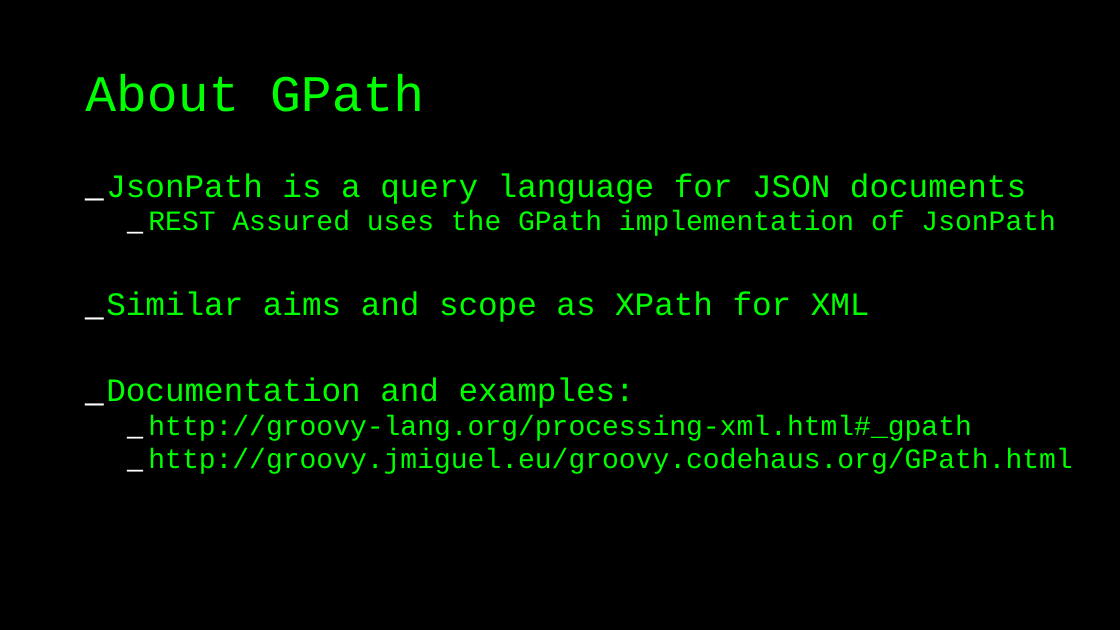
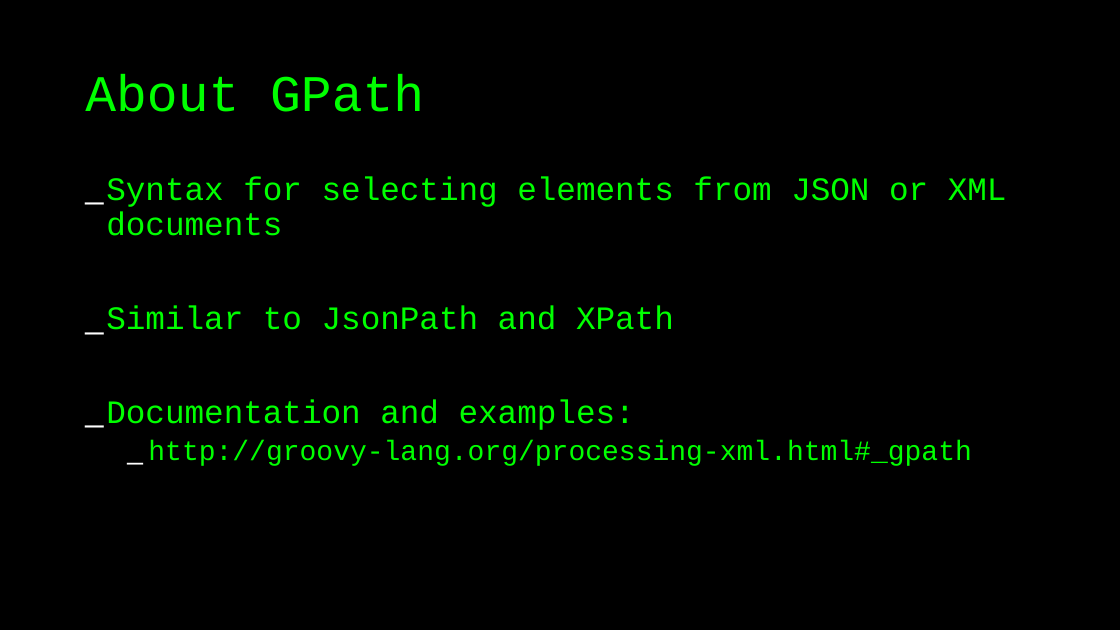
Before and after one commit to basdijkstra/rest-assured-workshop, a slide deck: slide 29 of RestAssuredWorkshop.odp. Drawn at 1120x630 pixels with LibreOffice and Linux fonts; fonts in the diff are those of the drawing. Boxes give left, top, right and bottom in pixels: in the first picture for what was removed or moved away, otherwise in the second. Text is boxed around its words. In the diff, an @@ line names an element or a change of style, - is before the commit and + after.

```diff
--- a/RestAssuredWorkshop.odp
+++ b/RestAssuredWorkshop.odp
@@ text at (x1=106, y1=176, x2=1007, y2=330): text changed @@
-_ JsonPath is a query language for JSON documents
-  _ REST Assured uses the GPath implementation of JsonPath
-_ Similar aims and scope as XPath for XML
+_ Syntax for selecting elements from JSON or XML documents
+_ Similar to JsonPath and XPath
@@ text at (x1=106, y1=399, x2=972, y2=466): line spacing 0.8 to 0.9 @@
@@ text at (x1=148, y1=448, x2=1072, y2=474): paragraph removed @@
-  _ http://groovy.jmiguel.eu/groovy.codehaus.org/GPath.html
```
Also in this commit, not shown: 38 other slides changed, 2 other files.
